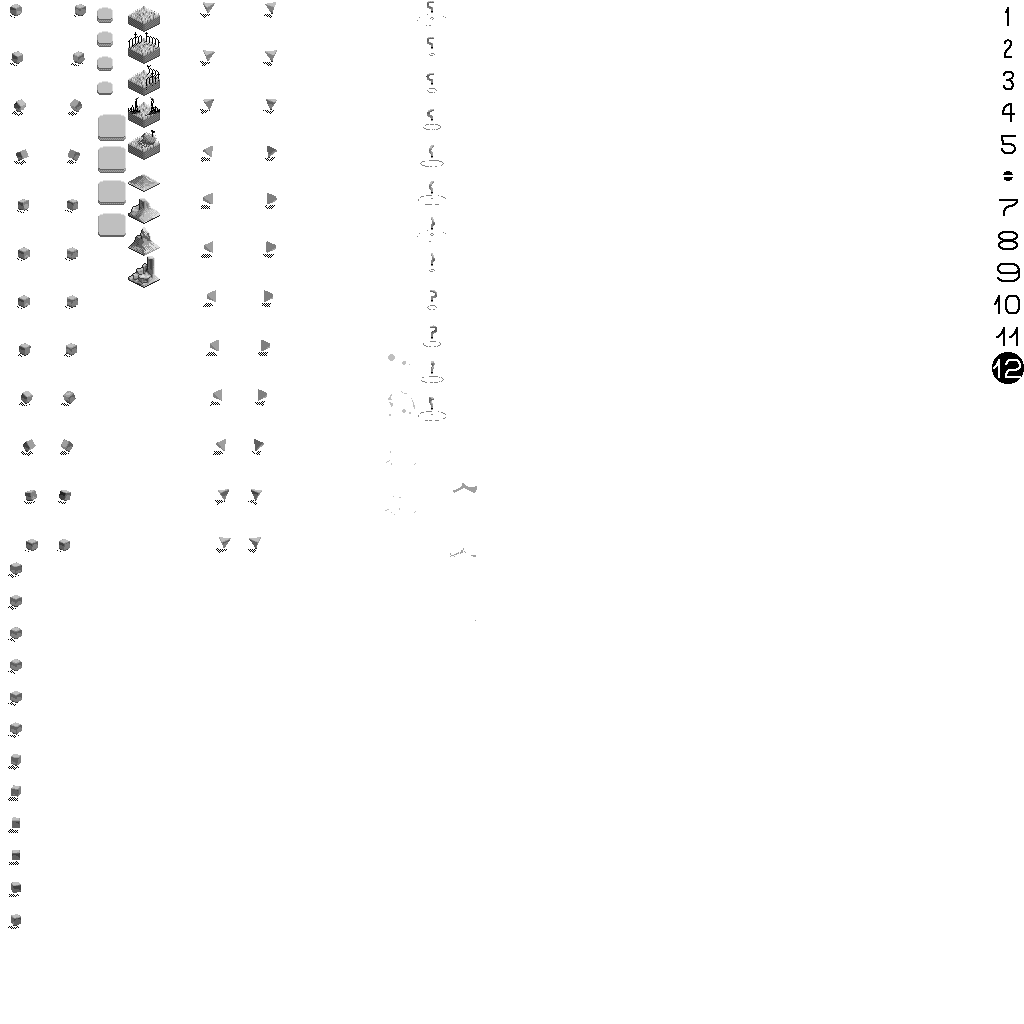
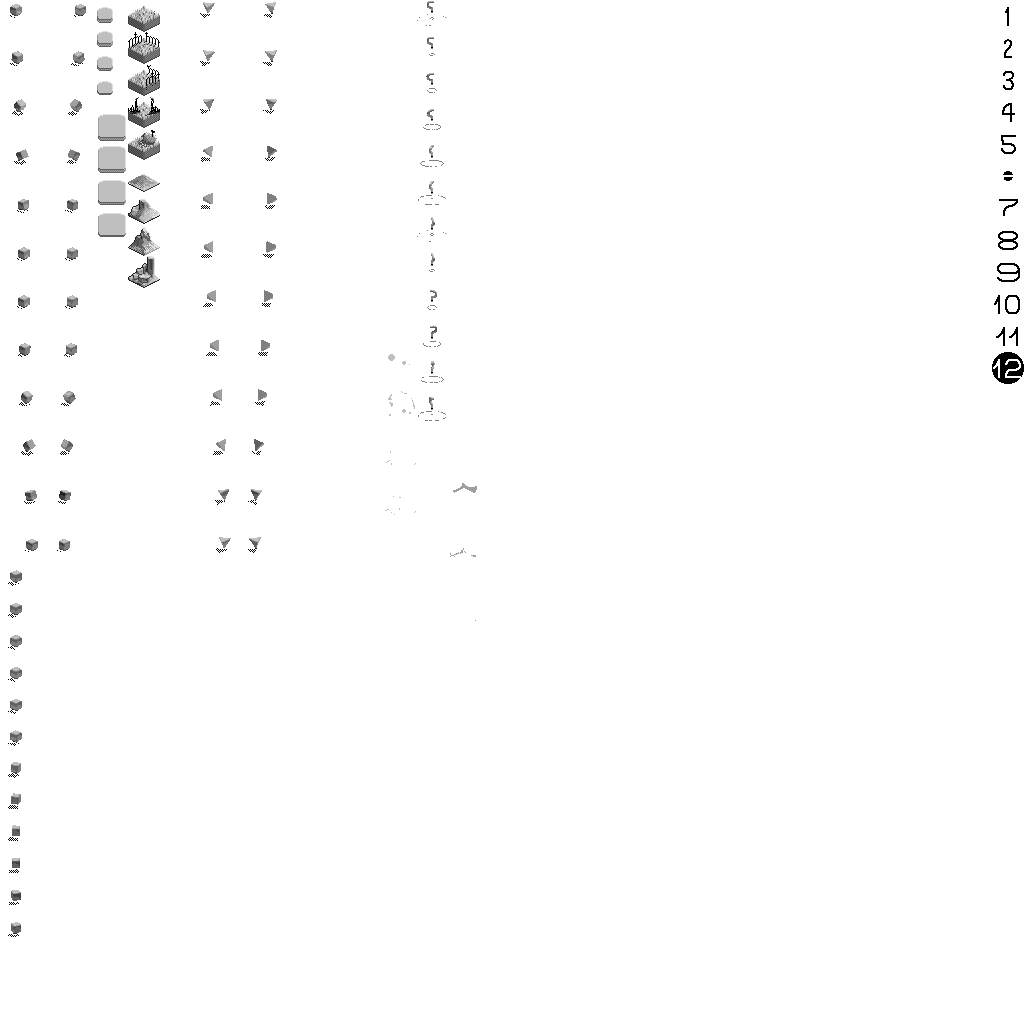
Before/after of a 1024px x 1024px layered artwork. What changed in the layer stack:
hid group "Labels" (2 layers) over [8, 175, 150, 937]
